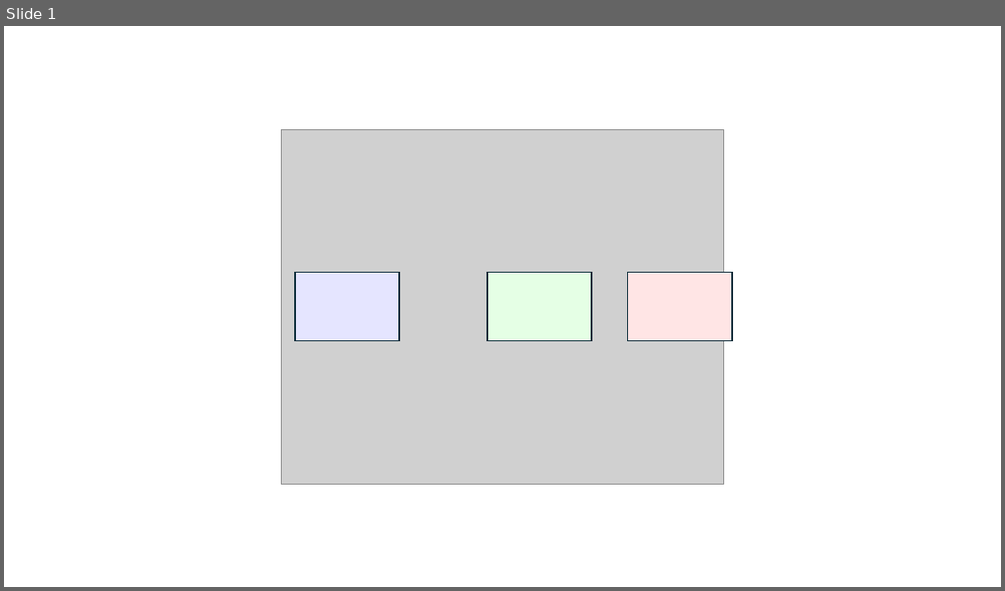
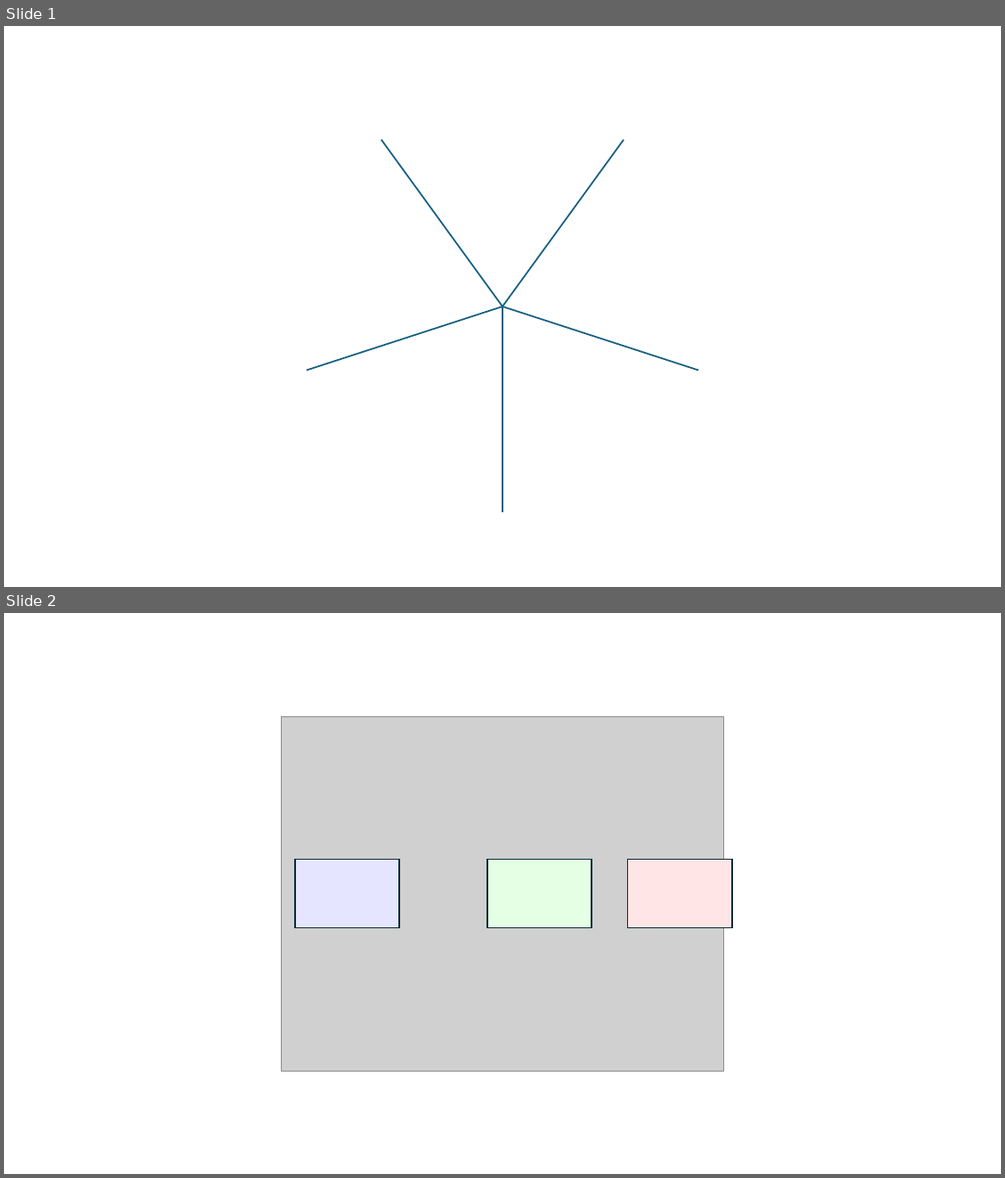
Before and after one commit to sudruder/TCC_MBA_Ciencia_Dados_ICMC, a slide deck: texto/imagens/imagens.pptx. Shown one above the other, each under a label of ours: slide 1 before the commit, slides 1 and 2 after it. The pictures are 1005x591 and 1005x1178 pixels, drawn with LibreOffice and Linux fonts; fonts in the diff are those of the drawing; grey boxes stand for pictures. Boxes give left, top, right and bottom in pixels: in the first picture for what was removed or moved away, otherwise in the second. Text is boxed around its words. In the diff, an @@ line names an element or a change of style, - is before the commit and + after.

```diff
--- a/texto/imagens/imagens.pptx
+++ b/texto/imagens/imagens.pptx
@@ slide 1 added at bbox=[4, 26, 1001, 587], background #FFFFFF @@
@@ line added from (381, 140) to (502, 306), #156082 1.5 pt @@
@@ line added from (624, 140) to (502, 306), #156082 1.5 pt @@
@@ line added from (307, 370) to (502, 306), #156082 1.5 pt @@
@@ line added from (502, 513) to (502, 306), #156082 1.5 pt @@
@@ line added from (699, 370) to (502, 306), #156082 1.5 pt @@
@@ what was slide 1 is now slide 2 @@
```
Also in this commit, not shown: 1 other slide added, 54 other files.
